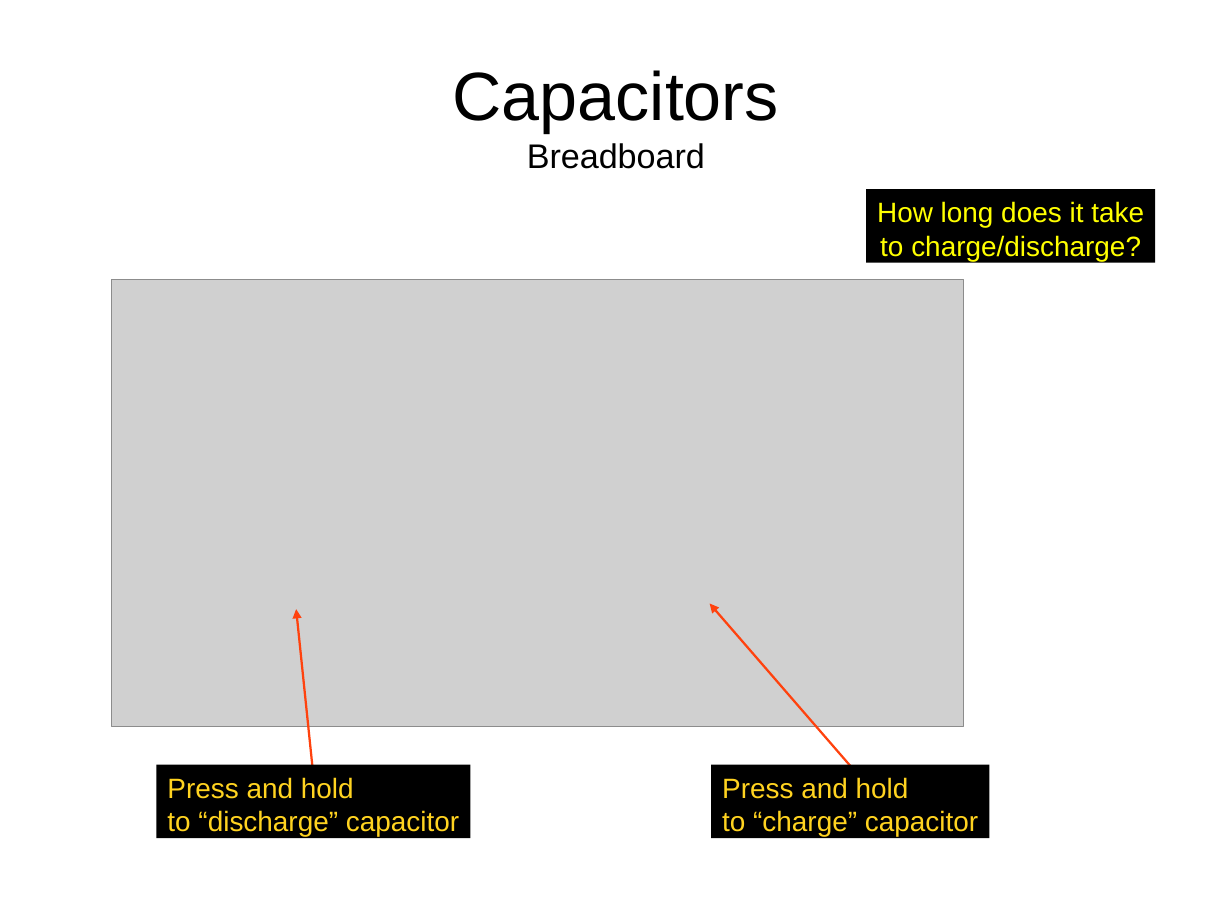
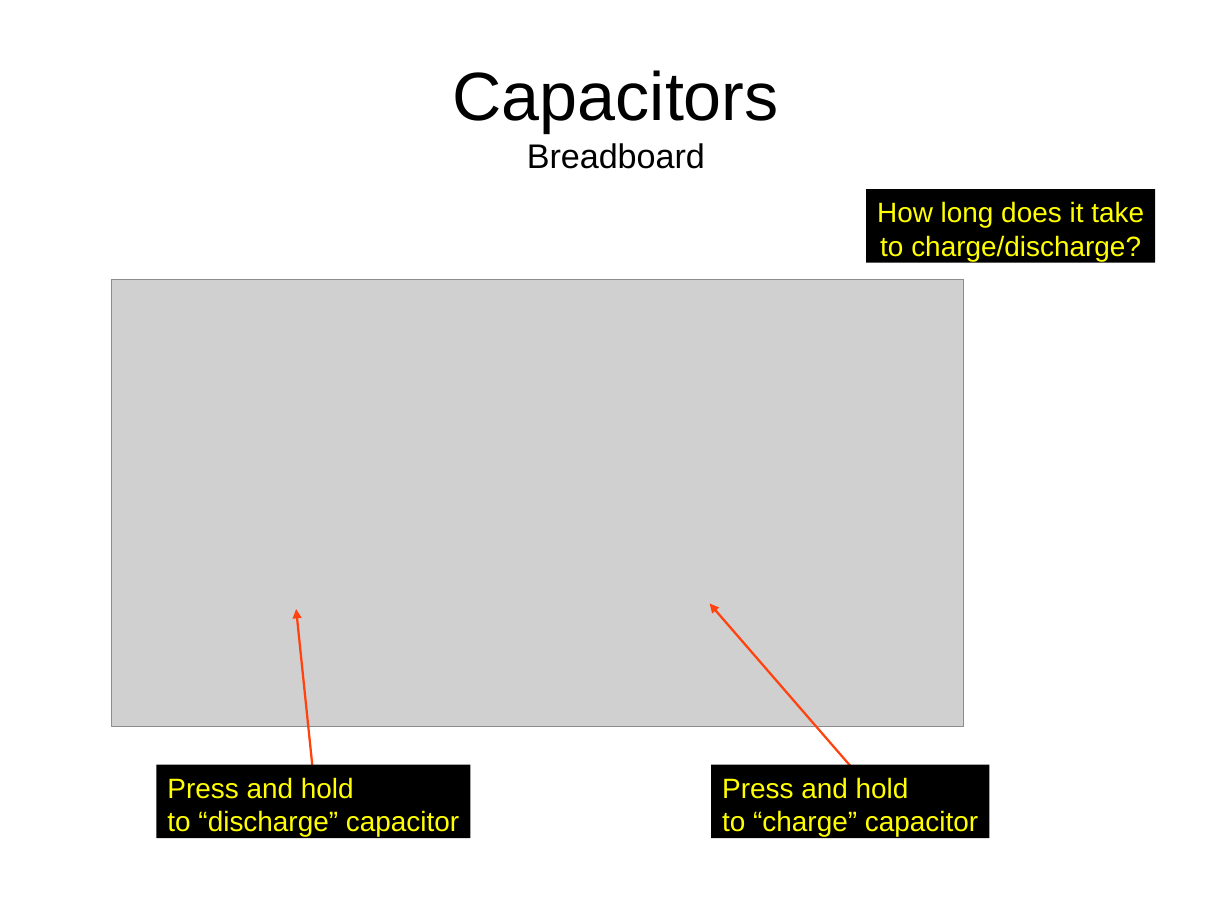
Before and after one commit to swarren/presentations, a slide deck: slide 37 of lcs-electronics-intro/lcs-electronics-intro.odp. Drawn at 1232x924 pixels with LibreOffice and Linux fonts; fonts in the diff are those of the drawing; grey boxes stand for pictures; background and template pictures are left out. Boxes give left, top, right and bottom in pixels: in the first picture for what was removed or moved away, otherwise in the second. Text is boxed around its words. In the diff, an @@ line names an element or a change of style, - is before the commit and + after.

```diff
--- a/lcs-electronics-intro/lcs-electronics-intro.odp
+++ b/lcs-electronics-intro/lcs-electronics-intro.odp
@@ rectangle "Press and hold" at [157, 765, 471, 838]: text colour #FFD320 to #FFFF00 @@
@@ rectangle "Press and hold" at [711, 765, 989, 838]: text colour #FFD320 to #FFFF00 @@
```
Also in this commit, not shown: 23 other slides changed, 17 other files.
